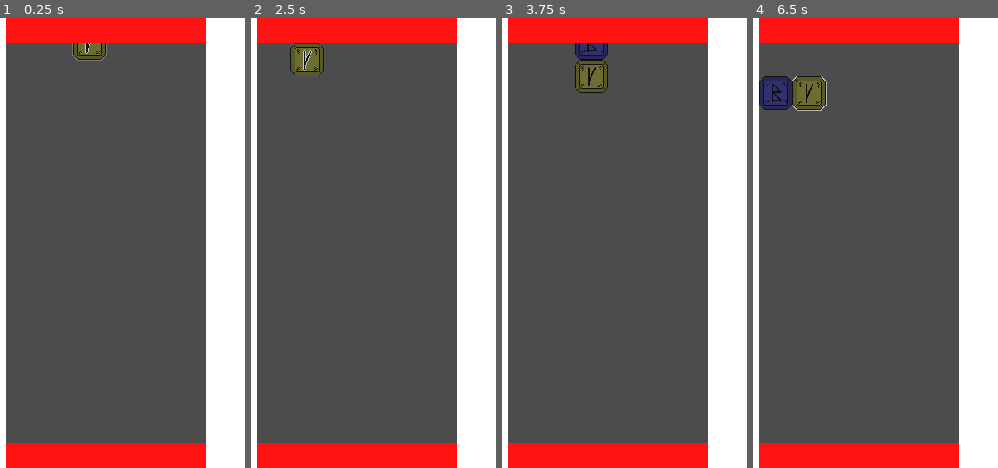
Above: before the commit, frames 1-4 (left to right).
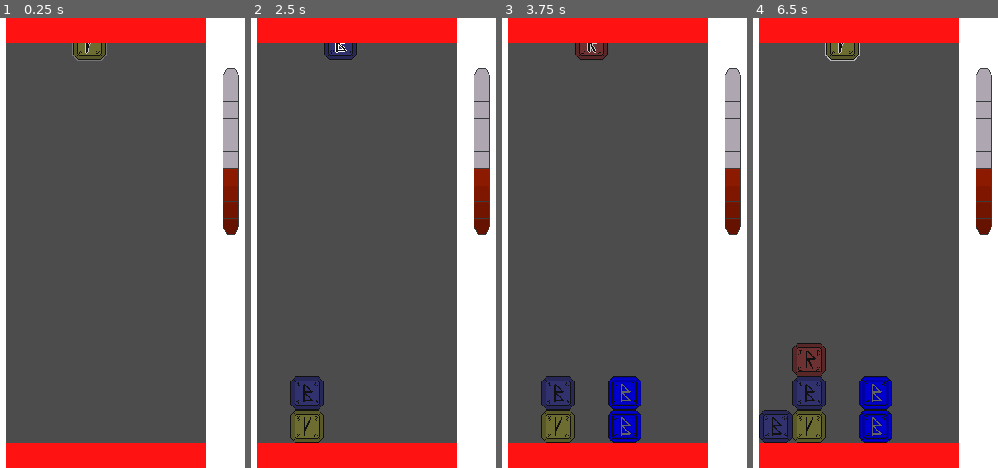
Above: after the commit, the same moments.

Repository: dreamblader/rune_ruckus
Game: Godot game, scene res://game_scene.tscn
Same seed, same stepped clock (60 frames per second), same inputs: the game is played once before the commit and once after it.
Inputs:
- Up to frame 1 (0.25 s): no input
- Up to frame 2 (2.5 s): tap Enter (ui_accept) at 0.5, 0.77, 1.52, 2 s; hold S (drop, bound only after the commit) 0.53-1.28 s; hold Right (ui_right) 0.53-2.03 s; tap A (rotate_l) at 1.35 s; tap S (drop, bound only after the commit) at 1.55, 2.3 s; hold Left (ui_left) from 2.03 s (still down); hold D (rotate_r) from 2.03 s (still down)
- Up to frame 3 (3.75 s): release Left (ui_left) at 2.78 s; release D (rotate_r) at 2.78 s; hold Right (ui_right) from 2.78 s (still down); tap S (drop, bound only after the commit) at 2.85 s; tap Enter (ui_accept) at 3.02 s; hold S (drop, bound only after the commit) from 3.53 s (still down)
- Up to frame 4 (6.5 s): tap Enter (ui_accept) at 3.77, 4.52, 5.75, 6.02 s; release Right (ui_right) at 4.28 s; release S (drop, bound only after the commit) at 4.28 s; hold Left (ui_left) 4.28-5.03 s; tap A (rotate_l) at 4.35 s; tap S (drop, bound only after the commit) at 4.55, 5.3, 5.85 s; hold Right (ui_right) 5.03-5.78 s; hold D (rotate_r) 5.03-5.78 s; hold Left (ui_left) from 5.78 s (still down)

The runs differ from the first frame. In frame 1, 2.4% of the frame differs, in the area x 91-98%, y 11-49%; in frame 2, 5.8%; in frame 3, 7.4%; in frame 4, 11%, in the area x 2-98%, y 5-95%.

Commit message:
added rune spell bar sprites added holding (not finished) added drop input wait_for_touch_the_ground is hogging the game

Diff:
--- a/game_scene.tscn
+++ b/game_scene.tscn
@@ -1,6 +1,7 @@
-[gd_scene load_steps=2 format=2]
+[gd_scene load_steps=3 format=2]
 
 [ext_resource path="res://main/board.tscn" type="PackedScene" id=1]
+[ext_resource path="res://ui/progress_bar/progress_bar_scene.tscn" type="PackedScene" id=2]
 
 [node name="Game" type="HBoxContainer"]
 pause_mode = 2
@@ -68,3 +69,6 @@
 [node name="ColorRect" type="ColorRect" parent="RightContainer"]
 margin_right = 1020.0
 margin_bottom = 1080.0
+
+[node name="RedProgress" parent="RightContainer" instance=ExtResource( 2 )]
+rect_scale = Vector2( 1, 1 )
--- a/main/board_script.gd
+++ b/main/board_script.gd
@@ -56,7 +56,6 @@
 	if !runes.empty():
 		yield(wait_runes_touch_the_ground(runes), "completed")
 		check_runes(runes)
-		yield(get_tree(), "idle_frame")
 		wait_runes_explode(runes)
 		if continue_chain:
 			yield(get_tree().create_timer(FADE_TIME+extra_padding_time, false), "timeout")
@@ -66,16 +65,21 @@
 
 
 func wait_runes_touch_the_ground(runes) -> void:
+	#TODO THIS IS KILLING THE TIMER SOMEHOW
+	var start_time = OS.get_system_time_msecs()
 	for rune in runes:
 		if rune != null:
 			rune.poke()
 			yield(rune, "touch_the_ground")
+	prints("RUNES ALL GROUNDER TIME MS:", OS.get_system_time_msecs()-start_time)
 
 
 func check_runes(runes) -> void:
+	var start_time = OS.get_system_time_msecs()
 	for rune in runes:
 		if rune != null:
 			rune.init_chain_check()
+	prints("RUNES ALL CHECKED TIME MS:", OS.get_system_time_msecs()-start_time)
 
 
 func wait_runes_explode(runes) -> void:
--- a/main/player_script.gd
+++ b/main/player_script.gd
@@ -1,6 +1,7 @@
 extends KinematicBody2D
 
 enum SidePosition {TOP, RIGHT, BOTTOM, LEFT}
+enum InputFlag {LEFT, RIGHT, DOWN}
 
 onready var timer: Timer = $Timer
 onready var collision: CollisionShape2D = $CollisionShape2D
@@ -12,8 +13,12 @@
 var tween: SceneTreeTween
 var side_position: int = SidePosition.TOP
 var tick_time: float = 1.0
+var input_press_cooldown: float = 0.5
 var tick_move: float
 var move: float
+var input_timer:SceneTreeTimer
+var last_input_flag: int
+var is_holding:bool = false
 
 signal place_runes(insta_position, pivot_rune, side_rune)
 
@@ -26,18 +31,61 @@
 	if visible:
 		if event.is_action_pressed("ui_left"):
 			move_horizontal(-1)
+			hold_movement(InputFlag.LEFT)
+		elif event.is_action_released("ui_left"):
+			kill_holding(InputFlag.LEFT)
 
 		if event.is_action_pressed("ui_right"):
 			move_horizontal(1)
+			hold_movement(InputFlag.RIGHT)
+		elif event.is_action_released("ui_right"):
+			kill_holding(InputFlag.RIGHT)
 
 		if event.is_action_pressed("ui_down"):
 			move_down()
+			hold_movement(InputFlag.DOWN)
+		elif event.is_action_released("ui_down"):
+			kill_holding(InputFlag.DOWN)
 
 		if event.is_action_pressed("rotate_r"):
 			rotate_runes(1)
 
 		if event.is_action_pressed("rotate_l"):
 			rotate_runes(-1)
+
+		if event.is_action_pressed("drop"):
+			drop()
+
+
+func hold_movement(my_flag:int) -> void:
+	input_timer = get_tree().create_timer(input_press_cooldown, false)
+	input_timer.connect("timeout", self, "hold")
+	last_input_flag = my_flag
+
+
+func kill_holding(my_flag:int) -> void:
+	if last_input_flag == my_flag:
+		if input_timer != null:
+			input_timer.disconnect("timeout", self, "hold")
+			input_timer = null
+		if is_holding:
+			is_holding = false
+		last_input_flag = -1
+
+
+func hold() -> void:
+	is_holding = true
+
+#HOLDING is not working sometimes(the game freezes?)
+#func _process(delta: float) -> void:
+	if is_holding:
+		match(last_input_flag):
+			InputFlag.LEFT:
+				move_horizontal(-1)
+			InputFlag.RIGHT:
+				move_horizontal(1)
+			InputFlag.DOWN:
+				move_down()
 
 
 func move_horizontal(direction:int) -> void:
@@ -83,6 +131,11 @@
 		snap_position()
 
 
+func drop() -> void:
+	move_and_collide(Vector2(0.0, 980.0))
+	place_runes()
+
+
 func move_down() -> void:
 	var snapshot_position_y = position.y
 	var pivot_collide = move_and_collide(Vector2(0.0, tick_move))
@@ -124,6 +177,7 @@
 
 
 func respawn(pivot_rune_color: int, side_rune_color: int) -> void:
+	kill_holding(last_input_flag)
 	visible = true
 	position = Vector2(160,-40)
 	reset_rotation()
--- a/project.godot
+++ b/project.godot
@@ -79,6 +79,11 @@
 "events": [ Object(InputEventKey,"resource_local_to_scene":false,"resource_name":"","device":0,"alt":false,"shift":false,"control":false,"meta":false,"command":false,"pressed":false,"scancode":0,"physical_scancode":68,"unicode":0,"echo":false,"script":null)
  ]
 }
+drop={
+"deadzone": 0.5,
+"events": [ Object(InputEventKey,"resource_local_to_scene":false,"resource_name":"","device":0,"alt":false,"shift":false,"control":false,"meta":false,"command":false,"pressed":false,"scancode":0,"physical_scancode":83,"unicode":0,"echo":false,"script":null)
+ ]
+}
 
 [physics]
 
--- a/runes/rune_script.gd
+++ b/runes/rune_script.gd
@@ -22,6 +22,8 @@
 
 onready var sprite: AnimatedSprite = $AnimatedSprite
 onready var detectors: Array = [ $DetectUp, $DetectRigth ]
+
+var start_time
 
 signal explode(rune)
 signal touch_the_ground
@@ -53,6 +55,7 @@
 	v_power = chains[SIDE.VERTICAL].size()
 	h_power = chains[SIDE.HORIZONTAL].size()
 	update_sprite()
+
 
 
 func check_chain(at_side:int, chain:Array) -> Array:
--- /dev/null
+++ b/ui/progress_bar/progress_bar_scene.tscn
@@ -0,0 +1,33 @@
+[gd_scene load_steps=4 format=2]
+
+[ext_resource path="res://ui/progress_bar/remove_bar_under.png" type="Texture" id=1]
+[ext_resource path="res://ui/progress_bar/remove_bar_over.png" type="Texture" id=2]
+[ext_resource path="res://ui/progress_bar/remove_bar_progress.png" type="Texture" id=3]
+
+[node name="ColorProgress" type="Control"]
+anchor_top = 0.5
+anchor_bottom = 0.5
+margin_top = -540.0
+margin_right = 120.0
+margin_bottom = -140.0
+rect_scale = Vector2( 2, 2 )
+
+[node name="Label" type="TextureRect" parent="."]
+margin_right = 120.0
+margin_bottom = 120.0
+rect_min_size = Vector2( 120, 120 )
+
+[node name="ProgressBar" type="TextureProgress" parent="."]
+margin_left = 40.0
+margin_top = 120.0
+margin_right = 60.0
+margin_bottom = 320.0
+rect_scale = Vector2( 2, 2 )
+max_value = 50.0
+step = 0.1
+value = 20.0
+texture_under = ExtResource( 1 )
+texture_over = ExtResource( 2 )
+texture_progress = ExtResource( 3 )
+fill_mode = 3
+tint_progress = Color( 1, 0.1875, 0, 1 )
Binary file added: remove_bar.ase
Binary file added: ui/progress_bar/remove_bar_over.png
Not shown, added: ui/progress_bar/remove_bar_over.png.import
Binary file added: ui/progress_bar/remove_bar_progress.png
Not shown, added: ui/progress_bar/remove_bar_progress.png.import
Binary file added: ui/progress_bar/remove_bar_under.png
Not shown, added: ui/progress_bar/remove_bar_under.png.import
